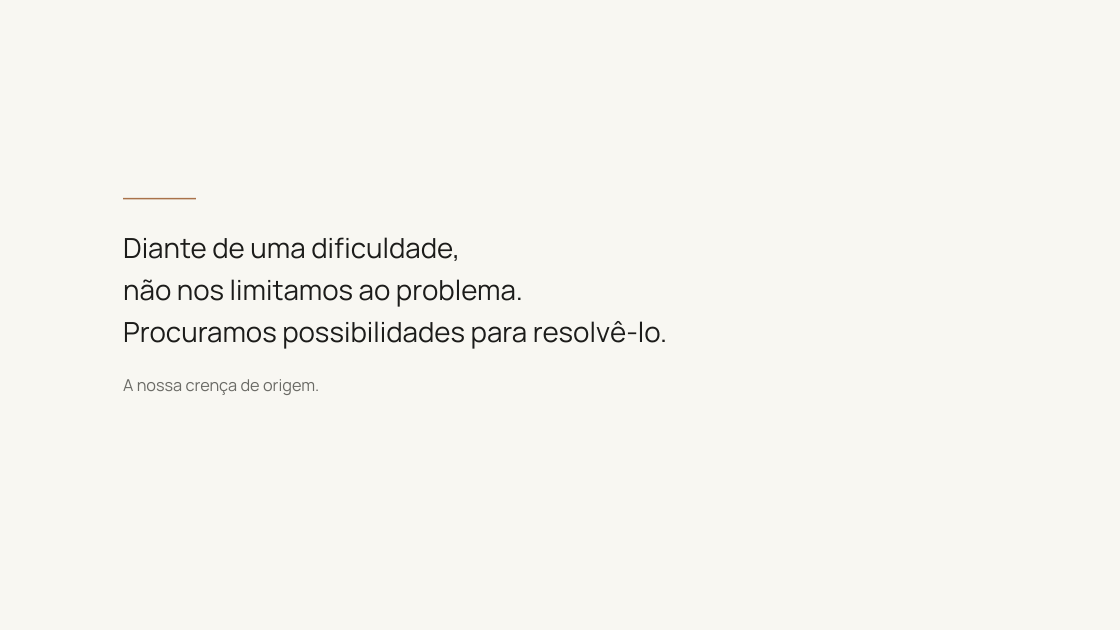
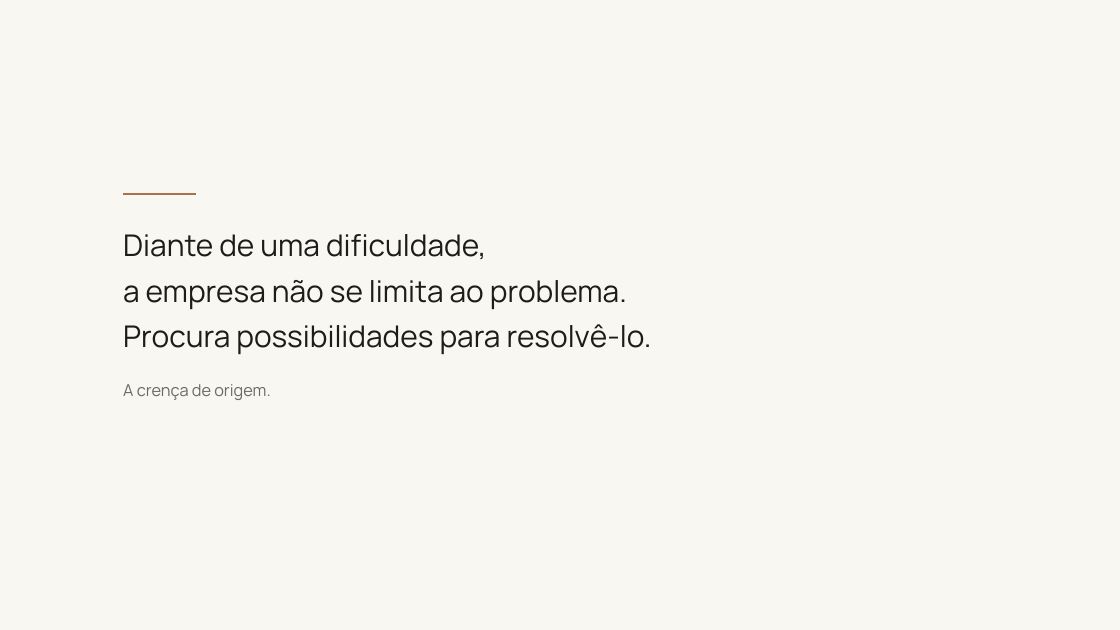
Before and after one commit to kellyalbertkabrand/Apresentacao_Revelacao_de_Essencia, a slide deck: slide 7 of clientes/flavia-muccelin/Cultura-Organizacional-Forma-e-My-Home.pptx. Drawn at 1120x630 pixels with LibreOffice and Linux fonts; fonts in the diff are those of the drawing; background and template pictures are left out. Boxes give left, top, right and bottom in pixels: in the first picture for what was removed or moved away, otherwise in the second. Text is boxed around its words. In the diff, an @@ line names an element or a change of style, - is before the commit and + after.

```diff
--- a/clientes/flavia-muccelin/Cultura-Organizacional-Forma-e-My-Home.pptx
+++ b/clientes/flavia-muccelin/Cultura-Organizacional-Forma-e-My-Home.pptx
@@ rectangle: place and size @@
-rectangle at box(123, 198, 196, 199)
+rectangle at box(123, 193, 196, 195)
@@ text at box(123, 234, 487, 259): size 35.6 to 38.3 pt in "Diante de uma dificuldade," @@
@@ text at box(123, 280, 652, 354): text changed; size 35.6 to 38.3 pt @@
-não nos limitamos ao problema.
-Procuramos possibilidades para resolvê-lo.
+a empresa não se limita ao problema.
+Procura possibilidades para resolvê-lo.
@@ text at box(123, 384, 270, 400): text changed @@
-A nossa crença de origem.
+A crença de origem.
```
Also in this commit, not shown: 14 other slides changed, 1 slide added, 1 slide removed, 21 other files.
